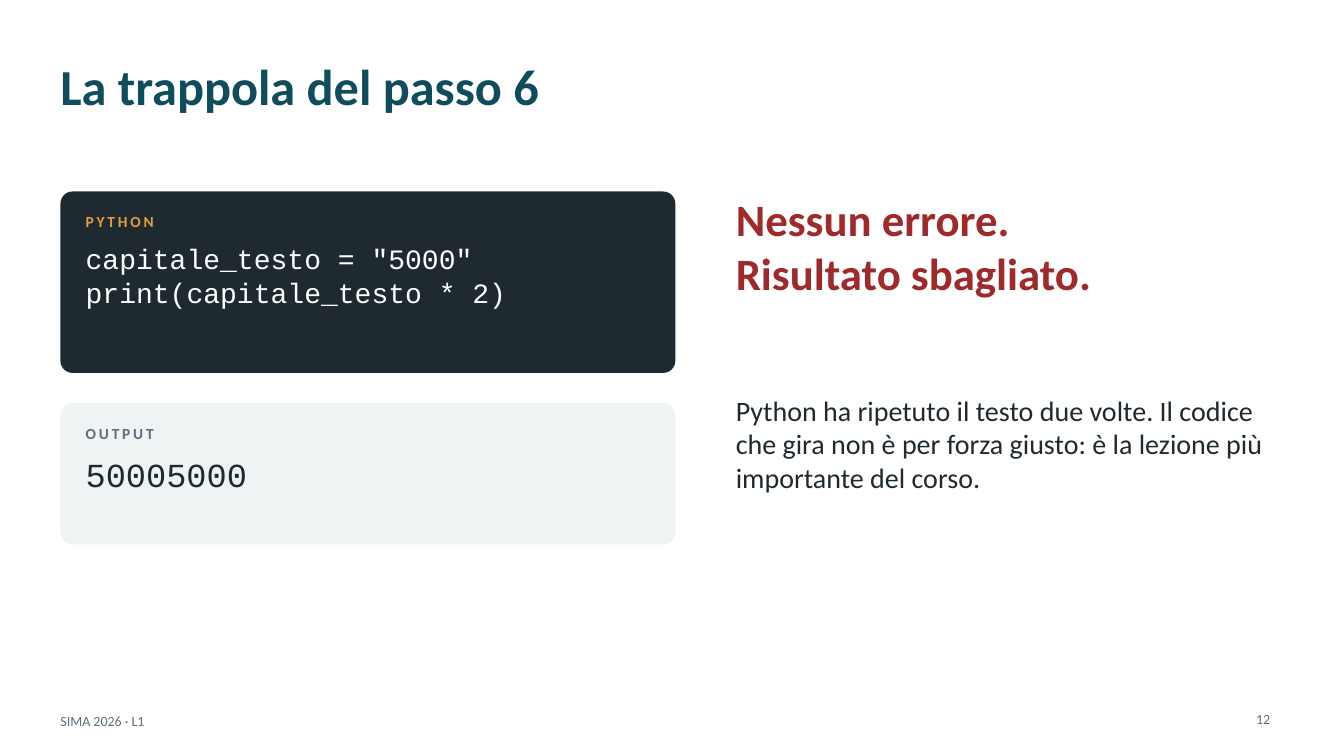
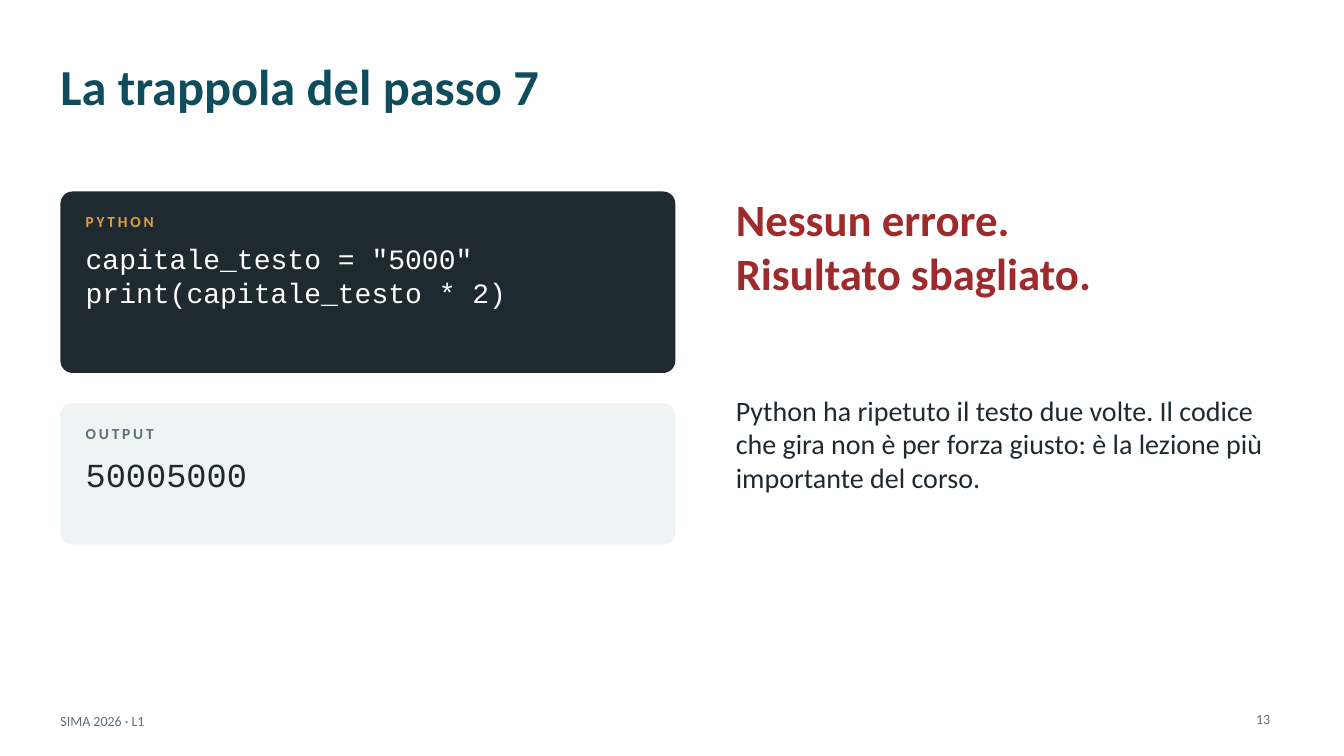
Before and after one commit to andrealorenzon/SIMA2026, a slide deck: slide 13 of L01_python_calcolatrice/slide_complete.pptx (slide 12 before the commit). Drawn at 1344x756 pixels with LibreOffice and Linux fonts; fonts in the diff are those of the drawing. Boxes give left, top, right and bottom in pixels: in the first picture for what was removed or moved away, otherwise in the second. Text is boxed around its words. In the diff, an @@ line names an element or a change of style, - is before the commit and + after.

```diff
--- a/L01_python_calcolatrice/slide_complete.pptx
+++ b/L01_python_calcolatrice/slide_complete.pptx
@@ title at (60,69,539,113): text changed @@
-La trappola del passo 6
+La trappola del passo 7
@@ page number at (1256,715,1270,724): text changed @@
-12
+13
```
Also in this commit, not shown: 1 slide added, 6 other files.
